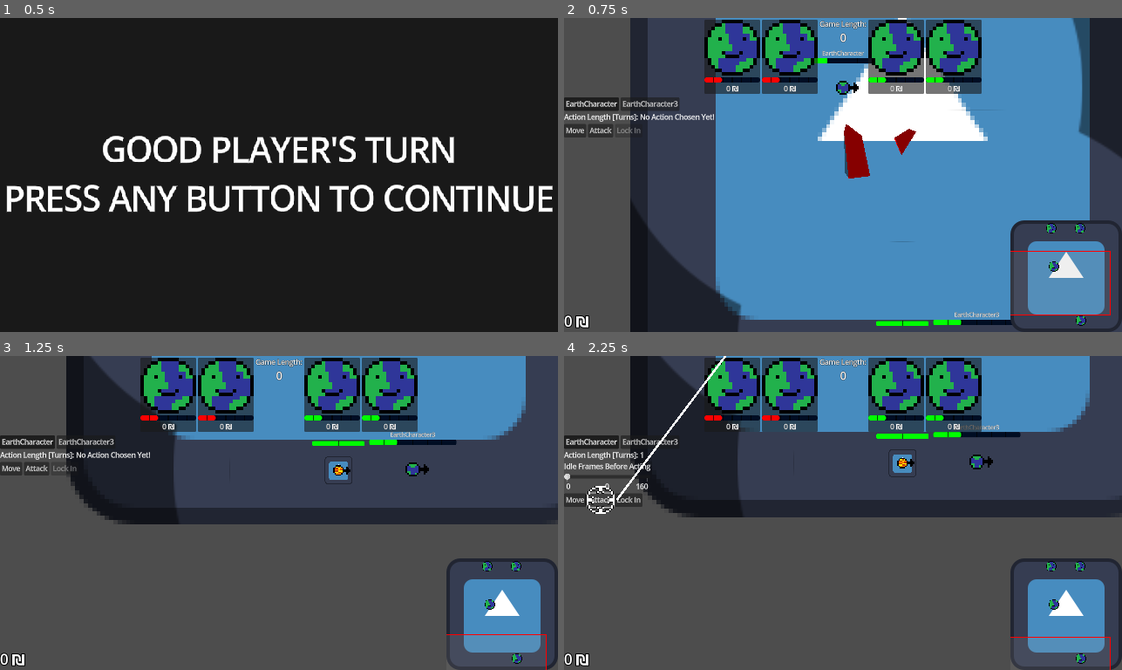
Above: before the commit, frames 1-4 (two rows, left to right).
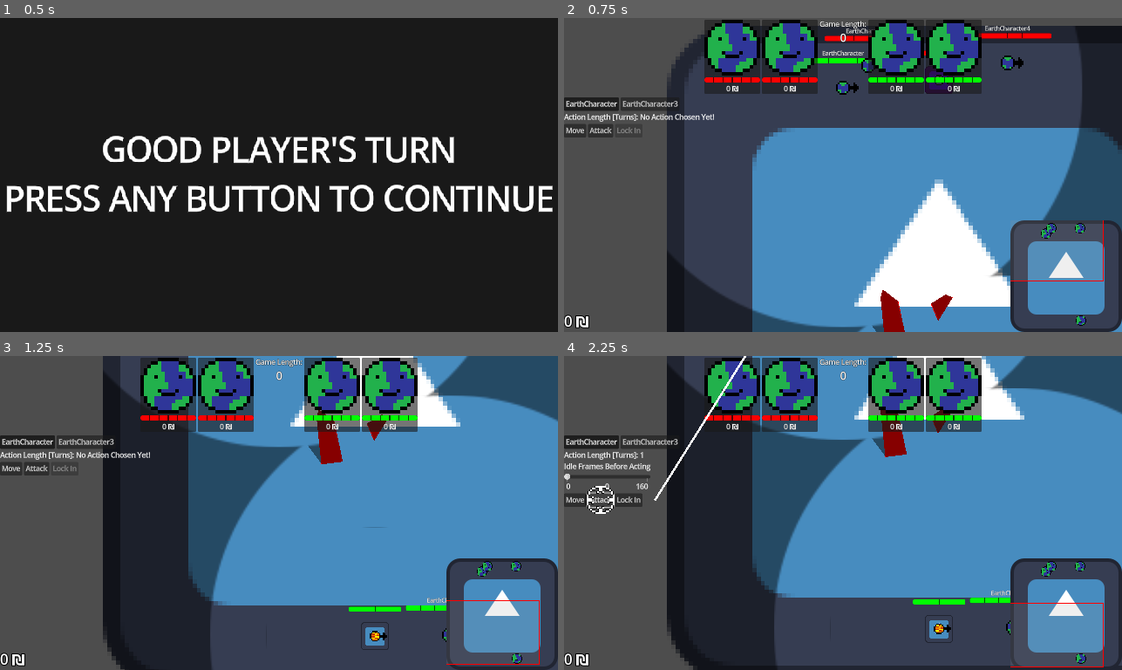
Above: after the commit, the same moments.

Repository: karpada2/space_moba
Game: Godot game, scene res://GameRoots/TestingRoot.tscn
Same seed, same stepped clock (60 frames per second), same inputs: the game is played once before the commit and once after it. The project has no main scene, so this scene is started directly. The engine's default icon, where the game draws it, is replaced by a stand-in: a white triangle on a blue panel in a dark square.
Inputs (mouse positions are in pixels of both pictures, inside the frame that each line leads up to):
- Up to frame 1 (0.5 s): no input
- Up to frame 2 (0.75 s): tap Enter at 0.5 s; move the mouse to (965, 159) at 0.52 s; hold Down (camera_down) from 0.53 s (still down); click (965, 159) at 0.67 s
- Up to frame 3 (1.25 s): keep holding Down (camera_down)
- Up to frame 4 (2.25 s): release Down (camera_down) at 1.25 s; click "Attack" at 1.25 s; click "Attack" at 2 s

Frame 1 is identical in both runs. In frame 2, 39% of the frame differs, in the area x 11-100%, y 0-100%; in frame 3, 47%; in frame 4, 48%, in the area x 9-100%, y 0-100%.

Commit message:
once again everything works, attacking multiple times per turn works now

Diff:
--- a/Actions/Action.gd
+++ b/Actions/Action.gd
@@ -3,6 +3,8 @@
 ## Actions for entities to run
 class_name Action
 
+@warning_ignore("unused_signal")
+signal update_modifiers(action: Action)
 
 enum TargetingType {
 	## no targeting, used for things like auto-self cast abilities
@@ -94,7 +96,7 @@
 	pass
 
 @abstract
-func get_action_length_frames() -> int
+func get_action_length_frames(include_modifiers: bool = true) -> int
 
 @abstract
 func clone() -> Action
@@ -102,6 +104,8 @@
 @abstract
 func _new_inner() -> Action
 
+func set_frames_left(_frames_left: int) -> void:
+	pass
 
 func _clone_inner() -> Action:
 	var new_action: Action = self._new_inner()
--- /dev/null
+++ b/Actions/BaseAttackAction.gd
@@ -0,0 +1,65 @@
+extends Action
+class_name BaseAttackAction
+
+
+var attack: Attack
+var character_stats: CharacterStats
+var fake_chosen_attack_amount: bool = false
+var frames_passed_on_this_action: int = 0
+var attacks_done: int = 0
+
+func get_action_length_frames(include_modifiers: bool = true) -> int:
+	return (character_stats.frames_before_attack + character_stats.frames_after_attack) * (get_chosen_attack_amount() if include_modifiers else 1)
+
+func get_chosen_attack_amount() -> int:
+	return 1 if fake_chosen_attack_amount else int(chosen_choice)
+
+func set_frames_left(frames_left: int) -> void:
+	set_max_attack_amount(1 + int(float(frames_left) / (character_stats.frames_before_attack + character_stats.frames_after_attack)))
+
+func set_max_attack_amount(amount: int) -> void:
+	if amount >= 1:
+		choices = []
+		for i: int in amount:
+			choices.append(str(i+1))
+		if chosen_choice not in choices:
+			chosen_choice = choices[0]
+		update_modifiers.emit(self)
+	else:
+		set_max_attack_amount(1)
+
+static func create(attack_in: Attack, character_stats_in: CharacterStats) -> BaseAttackAction:
+	var new_action: BaseAttackAction = BaseAttackAction.new()
+	new_action.action_name = "Attack"
+	new_action.action_length_turns = 1
+	new_action.target_type = TargetingType.ENEMY
+
+	new_action.character_stats = character_stats_in
+
+	new_action.choices_title = "Times To Attack"
+
+	new_action.attack = attack_in
+
+	return new_action
+
+func clone() -> BaseAttackAction:
+	var new_action: BaseAttackAction = _clone_inner()
+	new_action.attack = self.attack.clone()
+
+	new_action.character_stats = self.character_stats
+	new_action.fake_chosen_attack_amount = self.fake_chosen_attack_amount
+
+	return new_action
+
+func _new_inner() -> BaseAttackAction:
+	return BaseAttackAction.new()
+
+func run(_frames_passed: int) -> bool:
+	if target_entity and target_entity.getting_hit_manager and frames_passed_on_this_action == character_stats.frames_before_attack:
+		target_entity.getting_hit_manager.attack(attack)
+		attacks_done += 1
+	if frames_passed_on_this_action == character_stats.frames_before_attack + character_stats.frames_after_attack:
+		frames_passed_on_this_action = 0
+	else:
+		frames_passed_on_this_action += 1
+	return attacks_done < get_chosen_attack_amount() and frames_passed_on_this_action == 0
--- a/Actions/SequentialAction.gd
+++ b/Actions/SequentialAction.gd
@@ -14,10 +14,10 @@
 
 	return new_action
 
-func get_action_length_frames() -> int:
+func get_action_length_frames(include_modifiers: bool = true) -> int:
 	var sum: int = 0
 	for i: int in range(actions_to_be_performed.array.size()):
-		sum += actions_to_be_performed.array[i].get_action_length_frames()
+		sum += actions_to_be_performed.array[i].get_action_length_frames(include_modifiers)
 	return sum
 
 func _new_inner() -> SequentialAction:
--- a/Actions/WaitAction.gd
+++ b/Actions/WaitAction.gd
@@ -4,7 +4,7 @@
 var action_length_frames: int
 var frames_passed_this_action: int = 0
 
-func get_action_length_frames() -> int:
+func get_action_length_frames(_include_modifiers: bool = true) -> int:
 	return action_length_frames
 
 func _new_inner() -> WaitAction:
--- a/Attacks/Attack.gd
+++ b/Attacks/Attack.gd
@@ -1,21 +1,24 @@
+@abstract
 extends Resource
 class_name Attack
 
 
 ## this just represents the attack itself (damage type, amount, etc. Actual projectiles and stuff will be made in another way)
-var damage_amount: float
-var damage_type: Enums.DamageType
 
-static func create(damage_amount_in: float, damage_type_in: Enums.DamageType) -> Attack:
-	var temp: Attack = Attack.new()
-	temp.damage_amount = damage_amount_in
-	temp.damage_type = damage_type_in
+var my_owner: EntityBase
 
-	return temp
+@abstract
+func clone() -> Attack
 
-func clone() -> Attack:
-	var new_attack: Attack = Attack.new()
-	new_attack.damage_amount = self.damage_amount
-	new_attack.damage_type = self.damage_type
+@abstract
+func _new_inner() -> Attack
+
+func _clone_inner() -> Attack:
+	var new_attack: Attack = self._new_inner()
+
+	new_attack.my_owner = self.my_owner
 
 	return new_attack
+
+@abstract
+func get_damage(attackee: EntityBase) -> float
--- /dev/null
+++ b/Attacks/BasicAttack.gd
@@ -0,0 +1,31 @@
+extends Attack
+class_name BasicAttack
+
+var _damage_amount: float
+var _damage_type: Enums.DamageType
+
+
+static func create(damage_amount: float, damage_type: Enums.DamageType, owner_in: EntityBase) -> BasicAttack:
+	var new_attack: BasicAttack = BasicAttack.new()
+
+	new_attack.my_owner = owner_in
+	new_attack._damage_amount = damage_amount
+	new_attack._damage_type = damage_type
+
+	return new_attack
+
+
+func _new_inner() -> BasicAttack:
+	return BasicAttack.new()
+
+func clone() -> BasicAttack:
+	var new_attack: BasicAttack = self._clone_inner()
+
+	new_attack._damage_amount = self._damage_amount
+	new_attack._damage_type = self._damage_type
+
+	return new_attack
+
+func get_damage(_attackee: EntityBase) -> float:
+	#TODO: actually implement resistances and shit
+	return _damage_amount
--- /dev/null
+++ b/Attacks/MultipleAttack.gd
@@ -0,0 +1,20 @@
+extends Attack
+class_name MultipleAttack
+
+var sub_attacks: Array[Attack]
+
+func _new_inner() -> MultipleAttack:
+	return MultipleAttack.new()
+
+func clone() -> MultipleAttack:
+	var new_attack: MultipleAttack = self._clone_inner()
+
+	new_attack.sub_attacks = self.sub_attacks.duplicate_deep()
+
+	return new_attack
+
+func get_damage(attackee: EntityBase) -> float:
+	var damage_sum: float = 0
+	for attack: Attack in sub_attacks:
+		damage_sum += attack.get_damage(attackee)
+	return damage_sum
--- a/Entities/Characters/CharacterBase.gd
+++ b/Entities/Characters/CharacterBase.gd
@@ -13,6 +13,7 @@
 
 
 var respawn_countdown: int = 0
+var died_this_turn: bool = false
 
 var detection_area: DetectionAreaComponent
 var navigation_agent: NavigationAgent2D
@@ -26,11 +27,16 @@
 
 @export var attack_range: float = 120
 
+@export var frames_before_attack: int = 15
+@export var frames_after_attack: int = 5
+
 # how many pixels can be moved per turn
 @onready var move_distance_per_turn: float = (move_speed_human*(float(TurnResolutionManager.FRAMES_PER_TURN)/Engine.physics_ticks_per_second))
+@onready var character_stats: CharacterStats = CharacterStats.create(frames_before_attack, frames_after_attack, self.get_move_distance_per_frame())
 
 var start_pos: Vector2
 
+var next_chosen_base_action: Action
 var next_chosen_action: Action
 var ready_to_act: bool = false
 
@@ -68,11 +74,14 @@
 	pass
 
 func turn_resolution_end(team: Enums.Team) -> void:
-	if my_team != team and not is_alive():
+	if my_team != team and not is_alive() and not died_this_turn:
+			respawn_countdown -= 1
 			if respawn_countdown <= 0:
 				request_revive.emit(self)
-			respawn_countdown -= 1
 			respawn_countdown_changed.emit(respawn_countdown)
+
+	if died_this_turn:
+		died_this_turn = false
 
 	if team == my_team and is_alive():
 		next_chosen_action.action_length_used += 1
@@ -110,7 +119,7 @@
 					navigation_agent.target_position = target_chooser.get_mouse_target_position()
 					calculate_navigation()
 			else:
-				target_visualizer.set_target_position( current_focused_action.target_position)
+				target_visualizer.set_target_position(current_focused_action.target_position)
 
 
 			if target_chooser.is_left_mouse_button_just_pressed() and not current_focused_action.is_configured():
@@ -173,6 +182,7 @@
 	hurtbox_component.visible = false
 	money_handler_component.lose_unsecured_money()
 	respawn_countdown = 2
+	died_this_turn = true
 	respawn_countdown_changed.emit(respawn_countdown)
 
 func revive(revive_location: Vector2, health_percent: float = 1.0) -> void:
@@ -258,8 +268,7 @@
 
 	var path: PackedVector2Array = optimize_move_path(navigation_agent.get_current_navigation_path(), get_action_range(action), navigation_agent.target_position)
 
-	var new_action: SequentialAction = SequentialAction.create(action.action_name, ActionArray.create([WaitAction.create(wait_before_act), BaseMoveAction.create(self, get_move_distance_per_frame(), null, path), action]))
-	return new_action
+	return SequentialAction.create(action.action_name, ActionArray.create([WaitAction.create(wait_before_act), BaseMoveAction.create(self, get_move_distance_per_frame(), null, path), action]))
 
 func action_focused(action: Action) -> void:
 	current_focused_action = action
@@ -275,6 +284,7 @@
 func action_selected(chosen_action: Action, wait_before_act: int) -> void:
 	if next_chosen_action == null:
 		ready_to_act = true
+		next_chosen_base_action = chosen_action
 		next_chosen_action = create_wait_and_move_action(chosen_action, wait_before_act)
 		current_focused_action = null
 		target_chooser.enabled = false
--- a/Entities/Characters/EarthCharacter/EarthCharacter.gd
+++ b/Entities/Characters/EarthCharacter/EarthCharacter.gd
@@ -11,7 +11,8 @@
 					navigation_agent
 				),
 				BaseAttackAction.create(
-					Attack.create(100, Enums.DamageType.PHYSICAL)
+					BasicAttack.create(100, Enums.DamageType.PHYSICAL, self),
+					character_stats
 				)
 			]
 		)
--- a/Entities/Characters/EarthCharacter/EarthCharacter.tscn
+++ b/Entities/Characters/EarthCharacter/EarthCharacter.tscn
@@ -23,6 +23,7 @@
 motion_mode = 1
 script = ExtResource("1_oofe1")
 move_speed_human = 200.0
+frames_after_attack = 15
 metadata/_custom_type_script = "uid://cckinmhmx0uvy"
 
 [node name="Sprite" type="Sprite2D" parent="."]
@@ -38,7 +39,6 @@
 
 [node name="HealthComponent" type="Node" parent="."]
 script = ExtResource("3_0y17a")
-curr_health = 192.525
 metadata/_custom_type_script = "uid://dsopyue7txr2b"
 
 [node name="GettingHitManagerComponent" type="Node" parent="."]
--- a/Entities/Characters/Items/Item.gd
+++ b/Entities/Characters/Items/Item.gd
@@ -1,10 +1,18 @@
 @abstract
-extends Object
+extends Resource
 class_name Item
 
+# determines in what order this item affects stuff. unique is always first, then flat, then percent; within these categories priority matters.
+var item_priority: int
 
+# anything that is a flat change (e.g. +100 damage)
 @abstract
-func get_magical_damage_reduction() -> float
+func apply_flat_on_attack(attack: Attack, is_mine: bool) -> Attack
 
+# anything that isn't a flat change
 @abstract
-func get_physical_damage_reduction() -> float
+func apply_percentage_on_attack(attack: Attack, is_mine: bool) -> Attack
+
+# anything that is "funky", e.g. changing damage type
+@abstract
+func apply_unique_on_attack(attack: Attack, is_mine: bool) -> Attack
--- /dev/null
+++ b/Entities/Components/CharacterStats.gd
@@ -0,0 +1,16 @@
+extends Resource
+class_name CharacterStats
+
+var frames_before_attack: int
+var frames_after_attack: int
+
+var move_speed: float
+
+static func create(frames_before_attack_in: int, frames_after_attack_in: int, move_speed_in: float) -> CharacterStats:
+	var new_stats: CharacterStats = CharacterStats.new()
+
+	new_stats.frames_before_attack = frames_before_attack_in
+	new_stats.frames_after_attack = frames_after_attack_in
+	new_stats.move_speed = move_speed_in
+
+	return new_stats
--- a/Entities/Components/GettingHitManagerComponent.gd
+++ b/Entities/Components/GettingHitManagerComponent.gd
@@ -4,9 +4,11 @@
 var health_component: HealthComponent
 var hurtbox_component: HurtboxComponent
 
+var my_owner: EntityBase
+
 ## called by parent, signals that this node's depndencies have been fulfilled
 func you_are_ready() -> void:
 	pass
 
 func attack(attack_param: Attack) -> void:
-	health_component.deal_damage(attack_param.damage_amount)
+	health_component.deal_damage(attack_param.get_damage(my_owner))
--- a/Entities/EntityBase.gd
+++ b/Entities/EntityBase.gd
@@ -15,7 +15,7 @@
 	var position_tolerance_squared: float
 	var path_index: int = 1
 
-	func get_action_length_frames() -> int:
+	func get_action_length_frames(_include_modifiers: bool = true) -> int:
 		if navigation_agent != null:
 			navigation_agent.is_target_reachable()
 			navigation_total_time = int(ceilf(navigation_agent.get_path_length()/self.move_distance_per_frame))
@@ -85,44 +85,13 @@
 		return not is_target_reached()
 
 class NullBaseMoveAction extends BaseMoveAction:
-	func get_action_length_frames() -> int:
+	func get_action_length_frames(_include_modifiers: bool = true) -> int:
 		return 0
 
 	static func actual_create() -> BaseMoveAction:
 		return NullBaseMoveAction.new()
 
 	func run(_frames_passed: int) -> bool:
-		return false
-
-## applies the attack only, combined with an animation action before and after to achieve cool effect. this way multi-hit-attacks and shit also work.
-class BaseAttackAction extends Action:
-	var attack: Attack
-
-	func get_action_length_frames() -> int:
-		return 0
-
-	static func create(attack_in: Attack) -> BaseAttackAction:
-		var new_action: BaseAttackAction = BaseAttackAction.new()
-		new_action.action_name = "Attack"
-		new_action.action_length_turns = 1
-		new_action.target_type = TargetingType.ENEMY
-
-		new_action.attack = attack_in
-
-		return new_action
-
-	func clone() -> BaseAttackAction:
-		var new_action: BaseAttackAction = _clone_inner()
-		new_action.attack = self.attack.clone()
-
-		return new_action
-
-	func _new_inner() -> BaseAttackAction:
-		return BaseAttackAction.new()
-
-	func run(_frames_passed: int) -> bool:
-		if target_entity:
-			target_entity.getting_hit_manager.attack(attack)
 		return false
 
 @export var my_team: Enums.Team = Enums.Team.NONE
@@ -229,6 +198,7 @@
 	hurtbox_component.my_team = self.my_team
 	getting_hit_manager.health_component = self.health_component
 	getting_hit_manager.hurtbox_component = self.hurtbox_component
+	getting_hit_manager.my_owner = self
 	health_component.died.connect(_died)
 
 	if GameRoot.get_game_root():
--- a/Entities/Minions/Minion.gd
+++ b/Entities/Minions/Minion.gd
@@ -8,7 +8,7 @@
 	var mix_amount: float
 	var material_to_change: Material
 
-	func get_action_length_frames() -> int:
+	func get_action_length_frames(_include_modifiers: bool = true) -> int:
 		return 0
 
 	func clone() -> SetShaderMixAmountAction:
@@ -75,22 +75,22 @@
 @export var frames_after_attacks: int = 20
 
 @export var attack_damage: float = 20
-@onready var attack: Attack = Attack.create(self.attack_damage, Enums.DamageType.PHYSICAL)
+@onready var attack: Attack = BasicAttack.create(self.attack_damage, Enums.DamageType.PHYSICAL, self)
 
 @export var base_money: float = 30
 @export var money_growth_per_round: float = 1
 
 @export_category("Targeting Weights")
-@export var tower_targeting_weight: float = 300
-@export var tower_distance_factor: float = 0.2
-@export var character_targeting_weight: float = 20
-@export var character_distance_factor: float = 0.3
+@export var tower_targeting_weight: float = 50
+@export var tower_distance_factor: float = 0.1
+@export var character_targeting_weight: float = 10
+@export var character_distance_factor: float = 0.2
 @export var minion_targeting_weight: float = 5
-@export var minion_distance_factor: float = 0.1
+@export var minion_distance_factor: float = 0.2
 
 # how many pixels can be moved per turn
 @onready var move_distance_per_turn: float = (move_speed_human*(float(TurnResolutionManager.FRAMES_PER_TURN)/Engine.physics_ticks_per_second))
-
+@onready var character_stats: CharacterStats = CharacterStats.create(frames_before_attacks, frames_after_attacks, get_move_distance_per_frame())
 
 var next_chosen_action: Action = null
 var ready_to_act: bool = false
@@ -146,24 +146,21 @@
 			last_target = get_enemy_to_attack()
 
 		if last_target:
-			var temp_attack_action: EntityBase.BaseAttackAction = EntityBase.BaseAttackAction.create(attack)
+			var temp_attack_action: BaseAttackAction = BaseAttackAction.create(attack, character_stats)
+			temp_attack_action.fake_chosen_attack_amount = true
 			temp_attack_action.set_target_entity(last_target)
 			var move_action: EntityBase.BaseMoveAction = create_move_action(temp_attack_action)
 			@warning_ignore("integer_division")
 			var attack_cycles_possible: int = int((TurnResolutionManager.FRAMES_PER_TURN - move_action.get_action_length_frames())/(frames_before_attacks + frames_after_attacks))
 			var action_array: Array[Action] = [move_action]
 			for _i: int in attack_cycles_possible:
-				action_array.append_array([SetShaderMixAmountAction.create(0.5, material), WaitAction.create(frames_before_attacks), temp_attack_action.clone(), SetShaderMixAmountAction.create(1, material), WaitAction.create(frames_after_attacks), SetShaderMixAmountAction.create(0, material)])
+				action_array.append_array([SetShaderMixAmountAction.create(0.5, material), temp_attack_action.clone(), SetShaderMixAmountAction.create(1, material)])
+			action_array.append(SetShaderMixAmountAction.create(0, material))
 			next_chosen_action = SequentialAction.create("Attack", ActionArray.create(action_array))
 		else:
 			navigation_agent.target_position = get_enemy_base_position()
 			calculate_navigation()
 			next_chosen_action = EntityBase.BaseMoveAction.create(self, get_move_distance_per_frame(), navigation_agent)
-
-		if last_target:
-			print(get_display_name(), " attempting to attack ", last_target.get_display_name(), " | target score: ", calculate_target_score(last_target))
-		else:
-			print(get_display_name(), " nothing to attack :(")
 		ready_to_act = true
 
 func turn_resolution_advance(team: Enums.Team, frames_passed: int) -> void:
--- a/GameRoots/TestingRoot.tscn
+++ b/GameRoots/TestingRoot.tscn
@@ -183,7 +183,7 @@
 
 [node name="EarthCharacter" parent="Characters" groups=["VisibleEntities"] instance=ExtResource("4_so4lt")]
 material = SubResource("ShaderMaterial_12iin")
-position = Vector2(-273, -205)
+position = Vector2(-441, -965)
 my_team = 1
 
 [node name="EarthCharacter2" parent="Characters" groups=["VisibleEntities"] instance=ExtResource("4_so4lt")]
--- a/HUD/ActionChoosing/ActionChoosingInterface.gd
+++ b/HUD/ActionChoosing/ActionChoosingInterface.gd
@@ -38,6 +38,12 @@
 	if focused_action:
 		if focused_action.is_configured():
 			wait_before_acting_slider.max_value = TurnResolutionManager.FRAMES_PER_TURN*focused_action.action_length_turns - last_character.create_wait_and_move_action(focused_action, 0).get_action_length_frames()
+			if focused_action is BaseAttackAction:
+				focused_action.fake_chosen_attack_amount = true
+				focused_action.set_frames_left(TurnResolutionManager.FRAMES_PER_TURN - last_character.create_wait_and_move_action(focused_action, 0).get_action_length_frames(false))
+				focused_action.fake_chosen_attack_amount = false
+			else:
+				focused_action.set_frames_left(int(wait_before_acting_slider.max_value))
 		else:
 			wait_before_acting_slider.max_value = TurnResolutionManager.FRAMES_PER_TURN*focused_action.action_length_turns - focused_action.get_action_length_frames()
 		max_slider_value_showcase.text = str(int(wait_before_acting_slider.max_value))
@@ -138,6 +144,10 @@
 
 ## is called by buttons to notify the interface that one has been clicked. should open up options and switches and stuff.
 func _action_pressed(pressed_action: Action) -> void:
+	if focused_action:
+		focused_action.update_modifiers.disconnect(update_available_modifiers)
+	pressed_action.update_modifiers.connect(update_available_modifiers)
+
 	if focused_action != pressed_action:
 		lock_in_button.disabled = false
 		focused_action = pressed_action
@@ -193,3 +203,4 @@
 				if node is BaseButton:
 					node.disabled = true
 			choices.disabled = true
+			focused_action = null
--- a/HUD/EntityStuff/Teams/TopBarCharacterShowcase.tscn
+++ b/HUD/EntityStuff/Teams/TopBarCharacterShowcase.tscn
@@ -2,7 +2,13 @@
 
 [ext_resource type="Script" uid="uid://bshwdvvwfjj3h" path="res://HUD/EntityStuff/Teams/TopBarCharacterShowcase.gd" id="1_nixro"]
 [ext_resource type="PackedScene" uid="uid://bq24ejxvh2dqa" path="res://HUD/EntityStuff/HealthAndStats/HealthBarAndNameDisplay.tscn" id="2_76m1r"]
-[ext_resource type="LabelSettings" uid="uid://d2hpnlyx1ol8r" path="res://GlobalResources/DefaultLabelSettings.tres" id="3_4r8pk"]
+
+[sub_resource type="LabelSettings" id="LabelSettings_pofvv"]
+resource_local_to_scene = true
+font_size = 96
+font_color = Color(1, 0, 0, 1)
+outline_size = 12
+outline_color = Color(0, 0, 0, 1)
 
 [sub_resource type="LabelSettings" id="LabelSettings_4r8pk"]
 line_spacing = 0.0
@@ -50,10 +56,13 @@
 stretch_mode = 5
 
 [node name="RespawnTimer" type="Label" parent="VBoxContainer/CharacterPortrait"]
-layout_mode = 0
-offset_right = 40.0
-offset_bottom = 23.0
-label_settings = ExtResource("3_4r8pk")
+layout_mode = 1
+anchors_preset = 15
+anchor_right = 1.0
+anchor_bottom = 1.0
+grow_horizontal = 2
+grow_vertical = 2
+label_settings = SubResource("LabelSettings_pofvv")
 horizontal_alignment = 1
 vertical_alignment = 1
 
Not shown, added: Actions/BaseAttackAction.gd.uid
Not shown, added: Attacks/BasicAttack.gd.uid
Not shown, added: Attacks/MultipleAttack.gd.uid
Not shown, added: Entities/Components/CharacterStats.gd.uid
